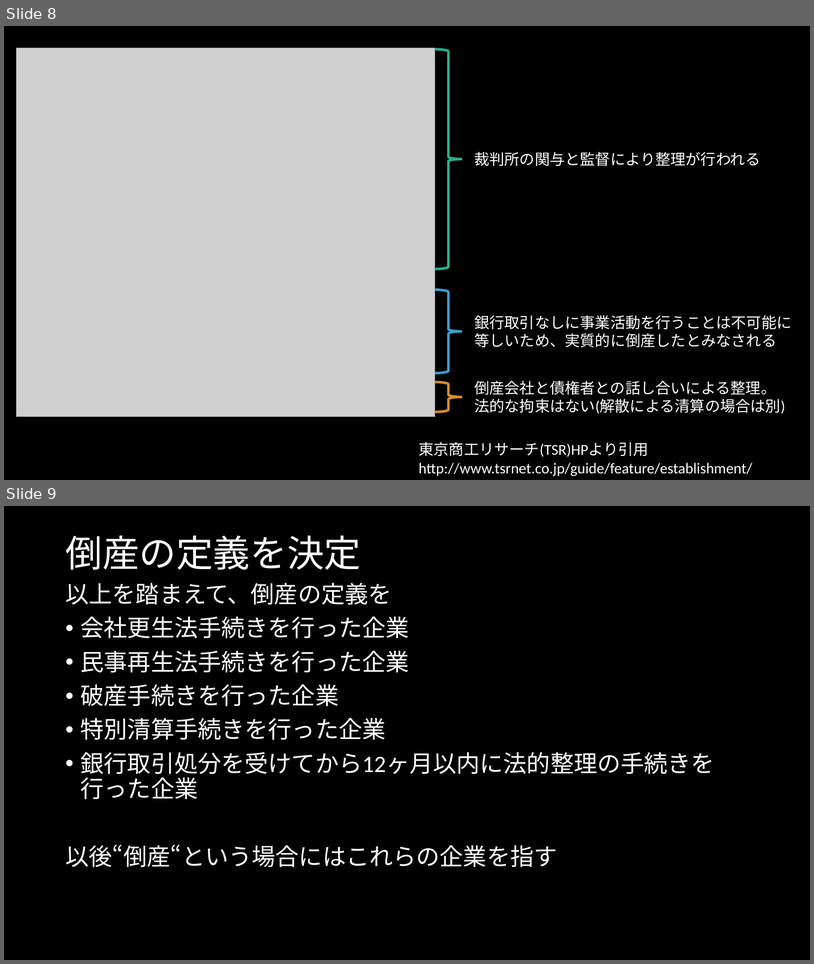
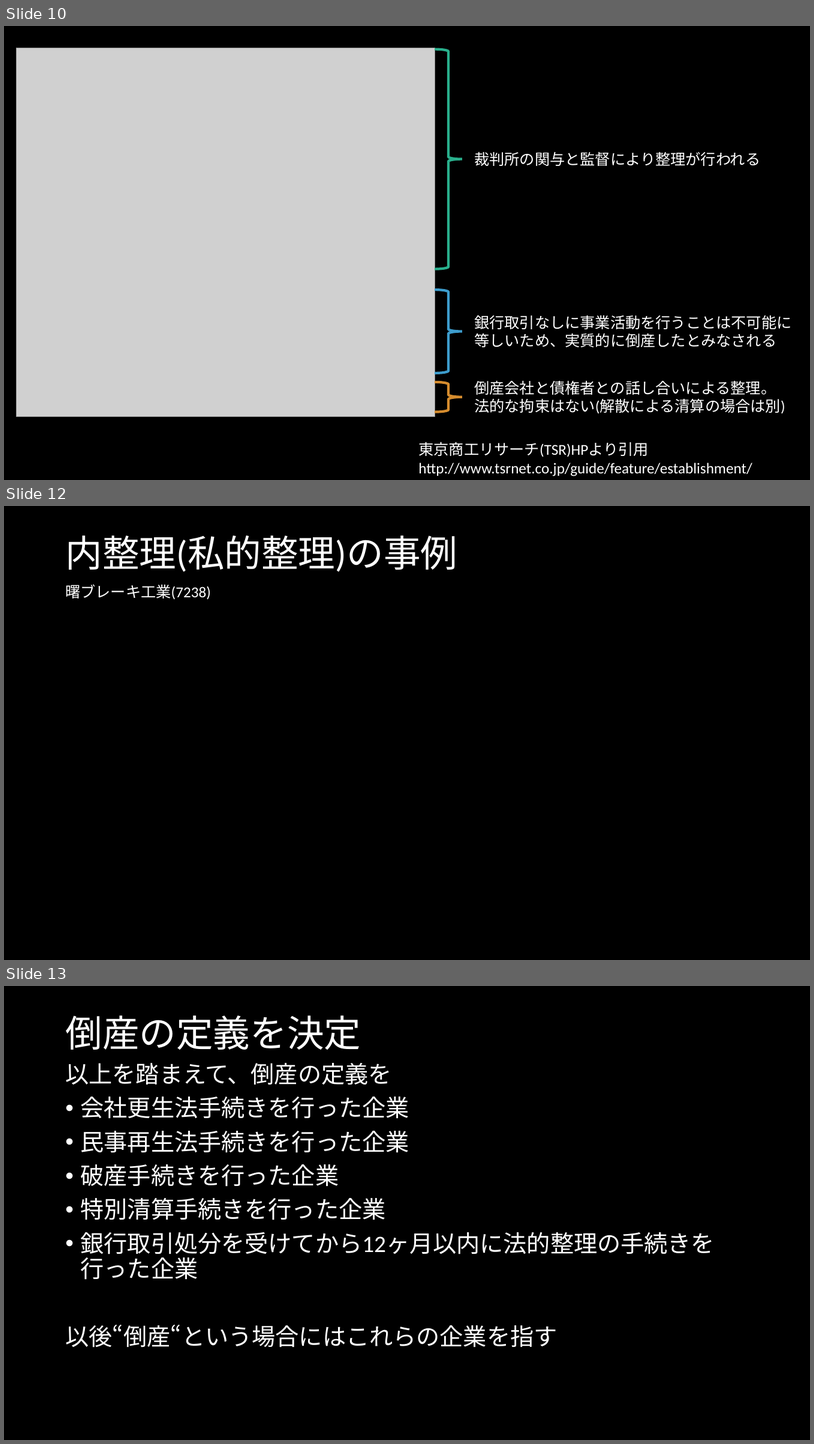
Before and after one commit to MAGA-Phantom/OperationSotsuron, a slide deck: 倒産の研究(仮).pptx. Shown one above the other, each under a label of ours: slides 8 and 9 before the commit, slides 10, 12 and 13 after it; the slides between them are not shown. The pictures are 814x964 and 814x1444 pixels, drawn with LibreOffice and Linux fonts; fonts in the diff are those of the drawing; grey boxes stand for pictures. Boxes give left, top, right and bottom in pixels: in the first picture for what was removed or moved away, otherwise in the second. Text is boxed around its words. In the diff, an @@ line names an element or a change of style, - is before the commit and + after.

```diff
--- a/倒産の研究(仮).pptx
+++ b/倒産の研究(仮).pptx
@@ slide 12 added at bbox=[4, 506, 810, 960], background #000000 @@
@@ title added at bbox=[65, 535, 458, 572], 44 pt, text #FFFFFF @@
+内整理(私的整理)の事例
@@ text added at bbox=[65, 584, 211, 600], 18 pt, text #FFFFFF @@
+曙ブレーキ工業(7238)
@@ what was slide 8 is now slide 10 @@
@@ what was slide 9 is now slide 13 @@
```
Also in this commit, not shown: 7 slides changed, 4 other slides added.
